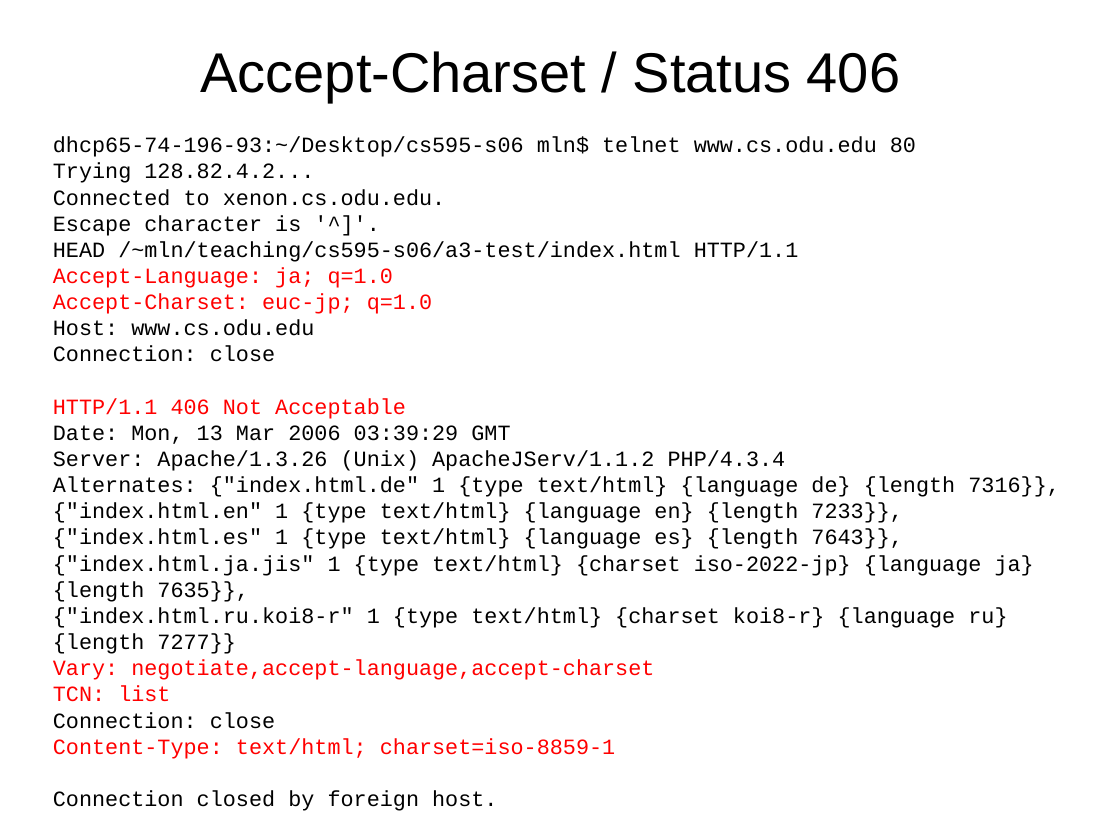
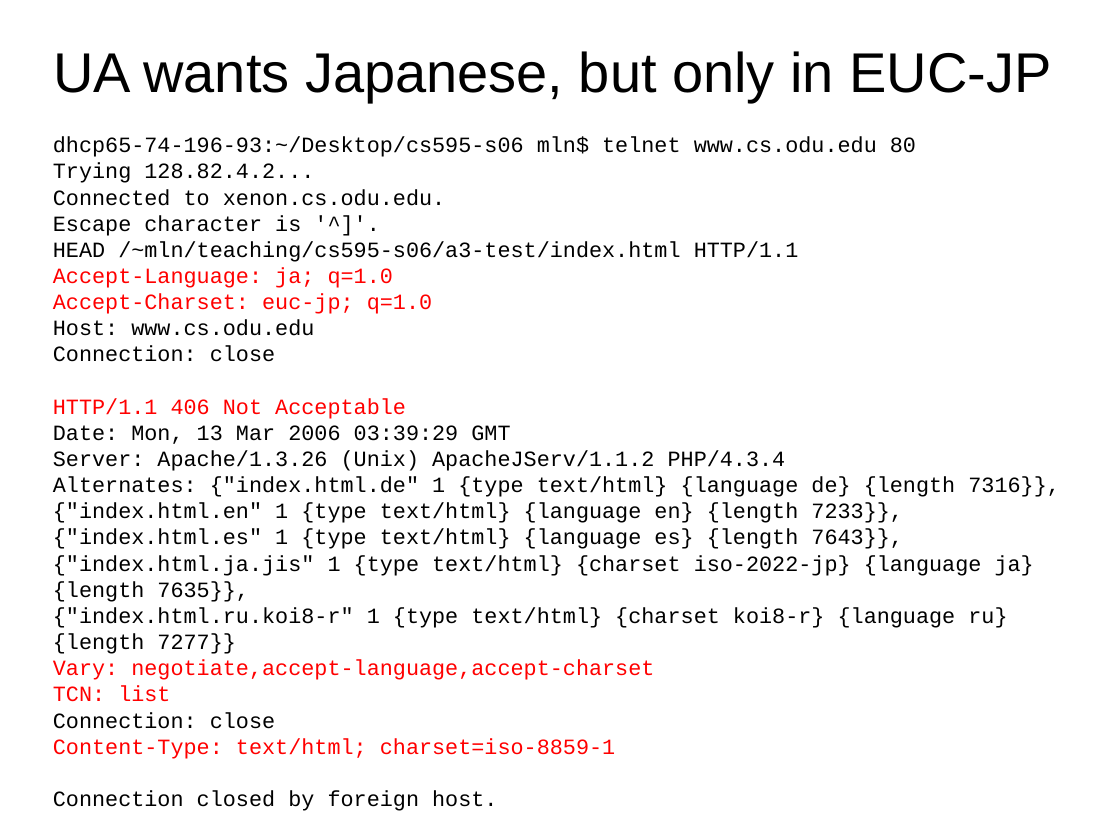
Before and after one commit to phonedude/cs531-f18, a slide deck: slide 21 of slides/week-09-content-negotiation.ppt. Drawn at 1120x840 pixels with LibreOffice and Linux fonts; fonts in the diff are those of the drawing. Boxes give left, top, right and bottom in pixels: in the first picture for what was removed or moved away, otherwise in the second. Text is boxed around its words. In the diff, an @@ line names an element or a change of style, - is before the commit and + after.

```diff
--- a/slides/week-09-content-negotiation.ppt
+++ b/slides/week-09-content-negotiation.ppt
@@ title added at [53,51,1052,102], 36 pt, text #000000 @@
+UA wants Japanese, but only in EUC-JP
@@ title removed at [200,51,900,102] @@
-Accept-Charset / Status 406
```
Also in this commit, not shown: 17 other slides changed, 1 slide added.
